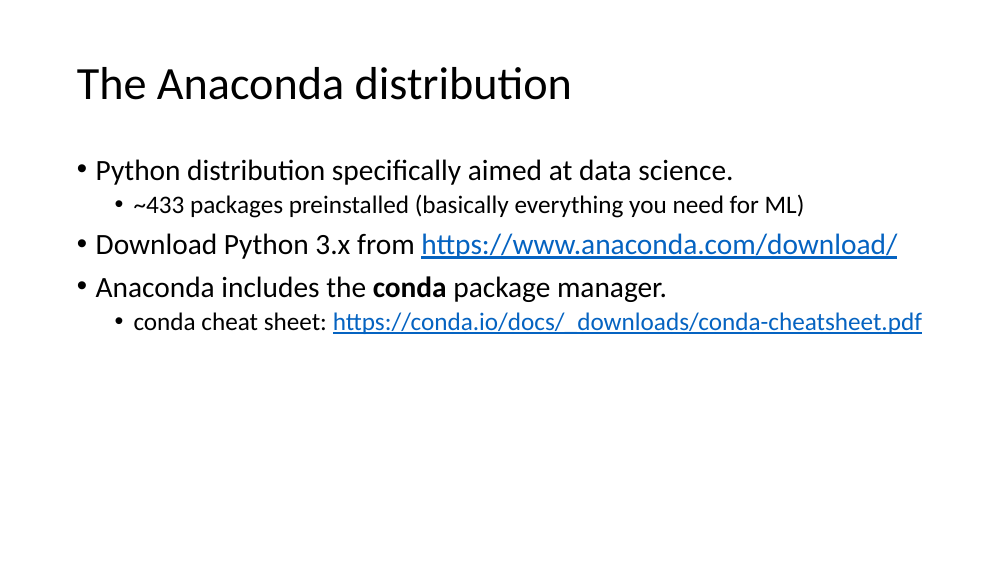
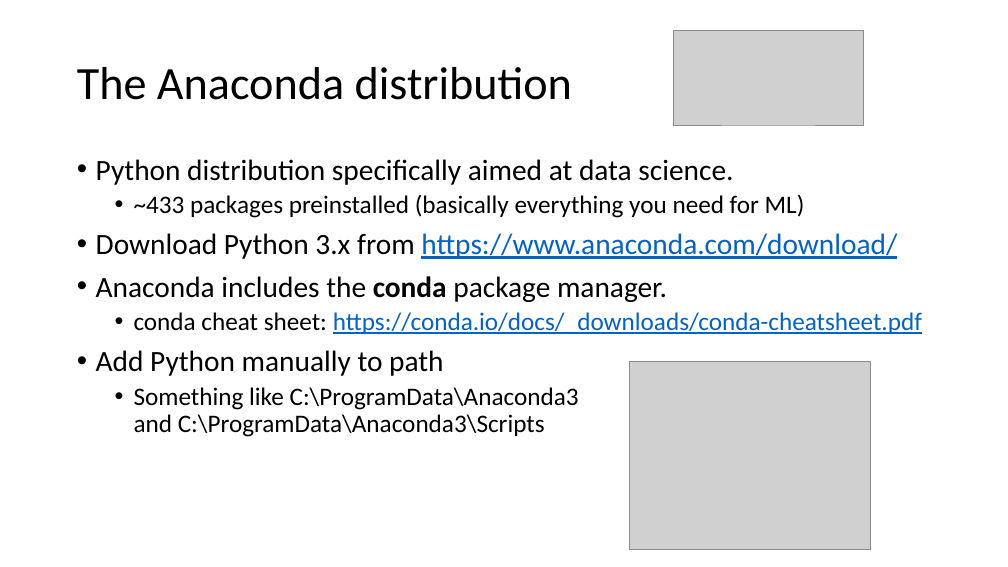
Before and after one commit to HStrand/python-ml101, a slide deck: slide 8 of Python course presentation 18 Dec 2017.pptx. Drawn at 1008x567 pixels with LibreOffice and Linux fonts; fonts in the diff are those of the drawing; grey boxes stand for pictures. Boxes give left, top, right and bottom in pixels: in the first picture for what was removed or moved away, otherwise in the second. Text is boxed around its words. In the diff, an @@ line names an element or a change of style, - is before the commit and + after.

```diff
--- a/Python course presentation 18 Dec 2017.pptx
+++ b/Python course presentation 18 Dec 2017.pptx
@@ picture added at box(673, 30, 864, 126) @@
@@ text at box(96, 350, 579, 437): paragraphs added @@
+• Add Python manually to path
+  • Something like C:\ProgramData\Anaconda3
+    and C:\ProgramData\Anaconda3\Scripts
@@ picture added at box(630, 361, 870, 549) @@
```
Also in this commit, not shown: 3 other slides changed, 13 slides added, 6 other files.
